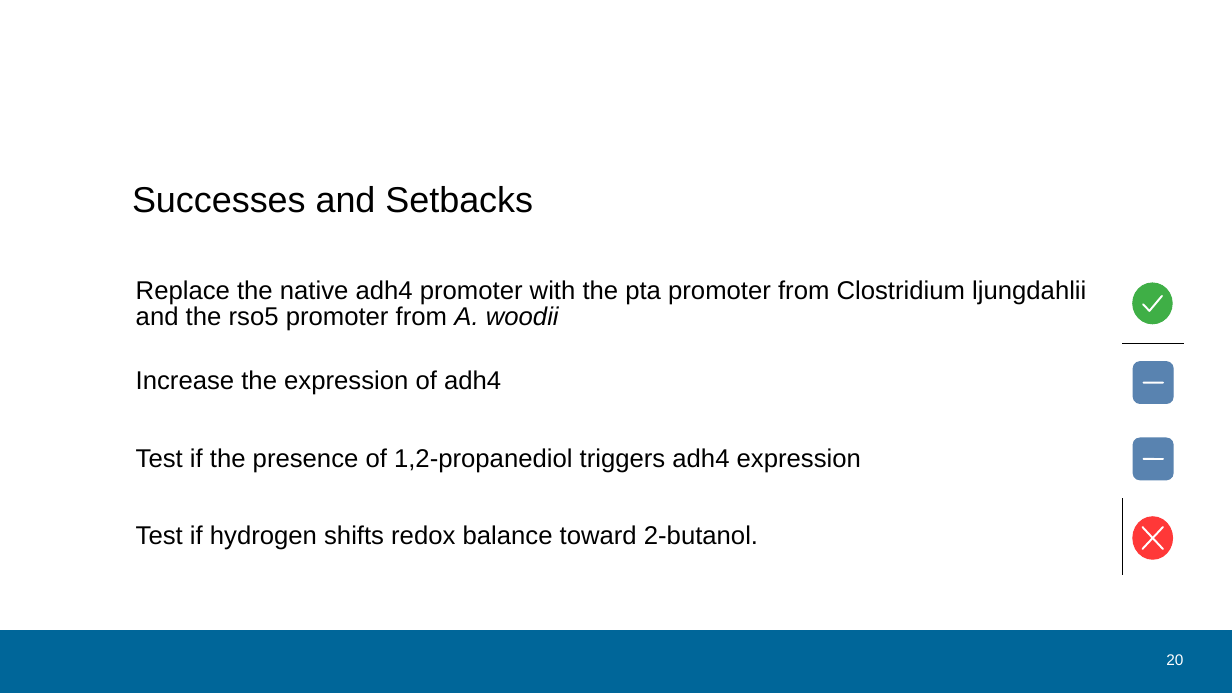
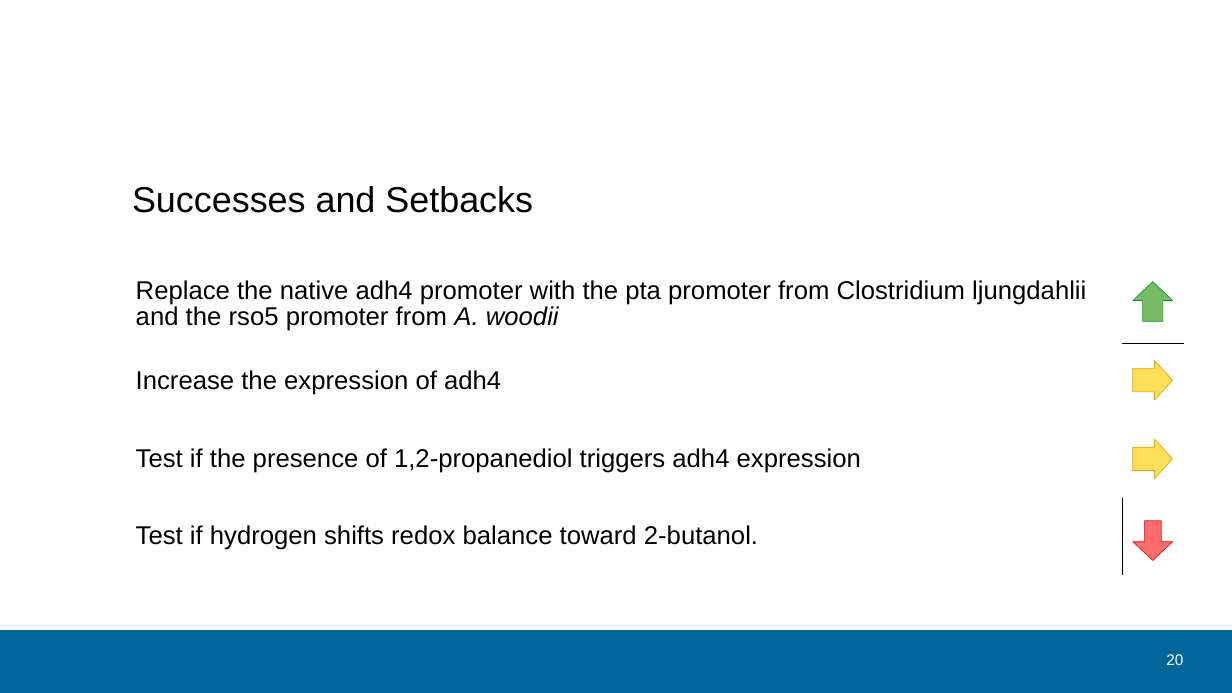
Before and after one commit to sheepfreak221/BSc-Arbeit, a slide deck: slide 20 of präsentation/bsc_version_03_06.pptx. Drawn at 1232x693 pixels with LibreOffice and Linux fonts; fonts in the diff are those of the drawing; background and template pictures are left out. Boxes give left, top, right and bottom in pixels: in the first picture for what was removed or moved away, otherwise in the second. Text is boxed around its words. In the diff, an @@ line names an element or a change of style, - is before the commit and + after.

```diff
--- a/präsentation/bsc_version_03_06.pptx
+++ b/präsentation/bsc_version_03_06.pptx
@@ up arrow added at box(1133, 282, 1173, 322), fill #77BC65, outline #069A2E 0.51 pt @@
@@ freeform shape removed at box(1143, 296, 1163, 311) @@
@@ right arrow: place and size @@
-right arrow at box(1133, 283, 1173, 323)
+right arrow at box(1133, 360, 1173, 400)
@@ right arrow at box(1133, 360, 1173, 400): ellipse to right arrow; fill #3FAF46 to #FFDE59; outline #3FAF46 0.79 pt to #E8A202 0.51 pt @@
@@ freeform shape removed at box(1134, 362, 1174, 404) @@
@@ line removed from (1144, 383) to (1164, 383) @@
@@ right arrow added at box(1133, 439, 1173, 479), fill #FFDE59, outline #E8A202 0.51 pt @@
@@ freeform shape removed at box(1134, 438, 1174, 480) @@
@@ line removed from (1144, 459) to (1164, 459) @@
@@ ellipse removed at box(1133, 517, 1173, 559) @@
@@ down arrow added at box(1133, 521, 1173, 561), fill #FF6D6D, outline #F10D0C 0.51 pt @@
@@ freeform shape removed at box(1143, 527, 1164, 549) @@
@@ freeform shape removed at box(1143, 527, 1164, 549) @@
```
Also in this commit, not shown: 3 other slides changed, 14 other files.
